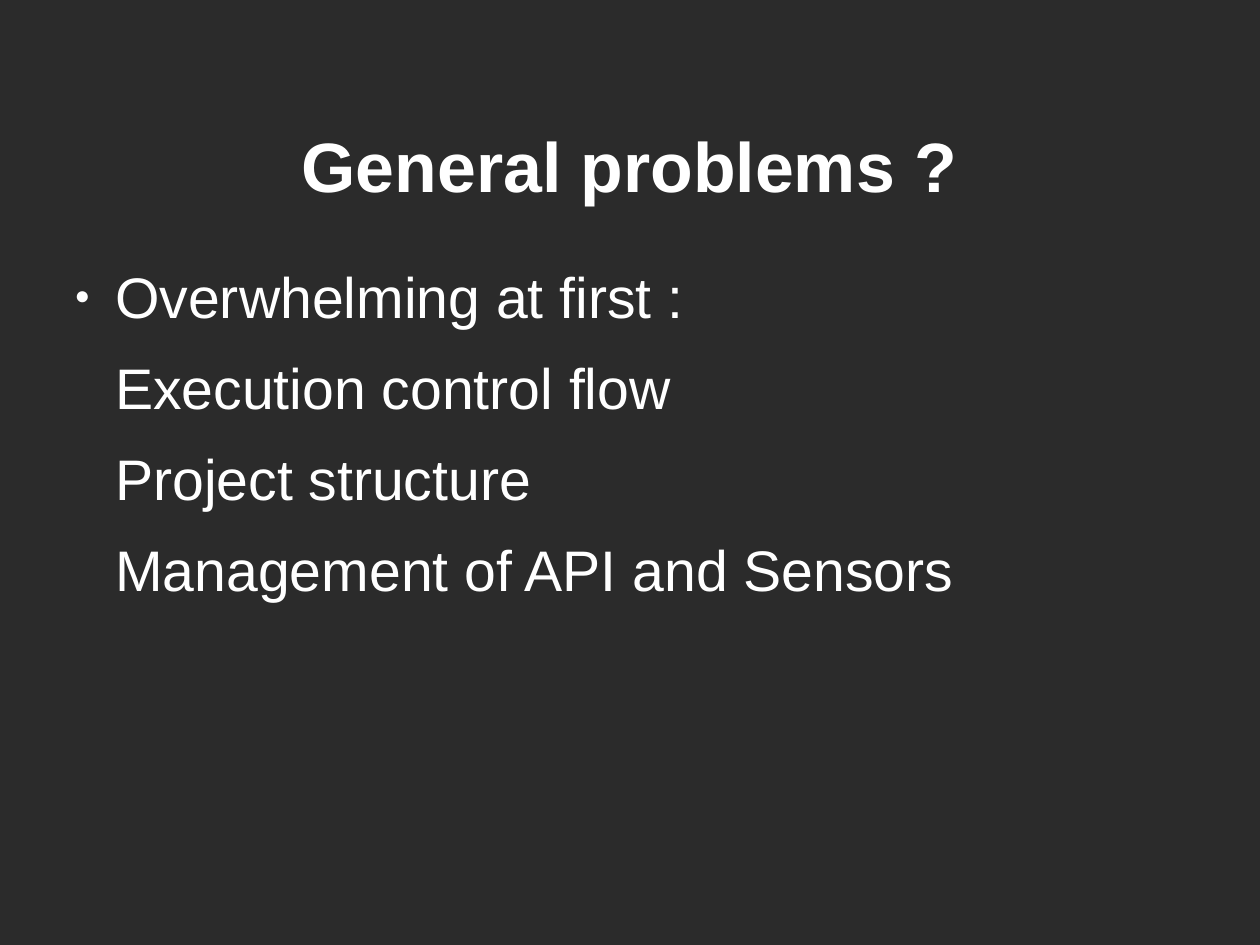
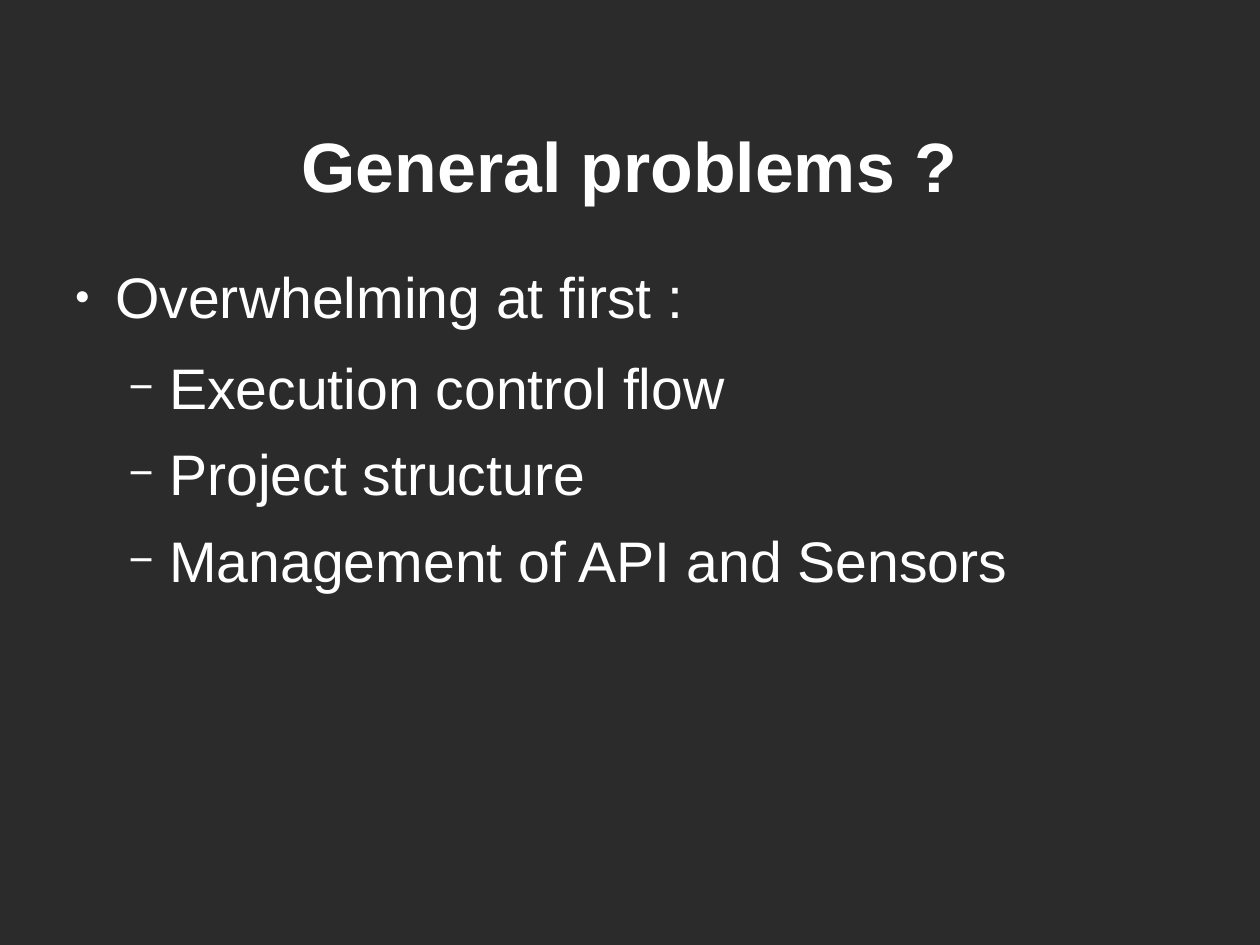
Before and after one commit to dducry/POI, a slide deck: slide 4 of presentationProjetSMS.odp. Drawn at 1260x945 pixels with LibreOffice and Linux fonts; fonts in the diff are those of the drawing; background and template pictures are left out; a plain dark background stands for a picture behind light text. Boxes give left, top, right and bottom in pixels: in the first picture for what was removed or moved away, otherwise in the second. Text is boxed around its words. In the diff, an @@ line names an element or a change of style, - is before the commit and + after.

Commit message:
Ajout de la présentation final en pdf et de la version modifiable en format libre office

```diff
--- a/presentationProjetSMS.odp
+++ b/presentationProjetSMS.odp
@@ text at [169,367,1008,593]: bullet none to −; list level 1 to 2 in "Execution control flow"; list level 1 to 2 in "Project structure"; list level 1 to 2 in "Management of API and Sensors" @@
```
Also in this commit, not shown: 5 other slides changed, 2 slides added, 2 slides removed, 1 other file.
